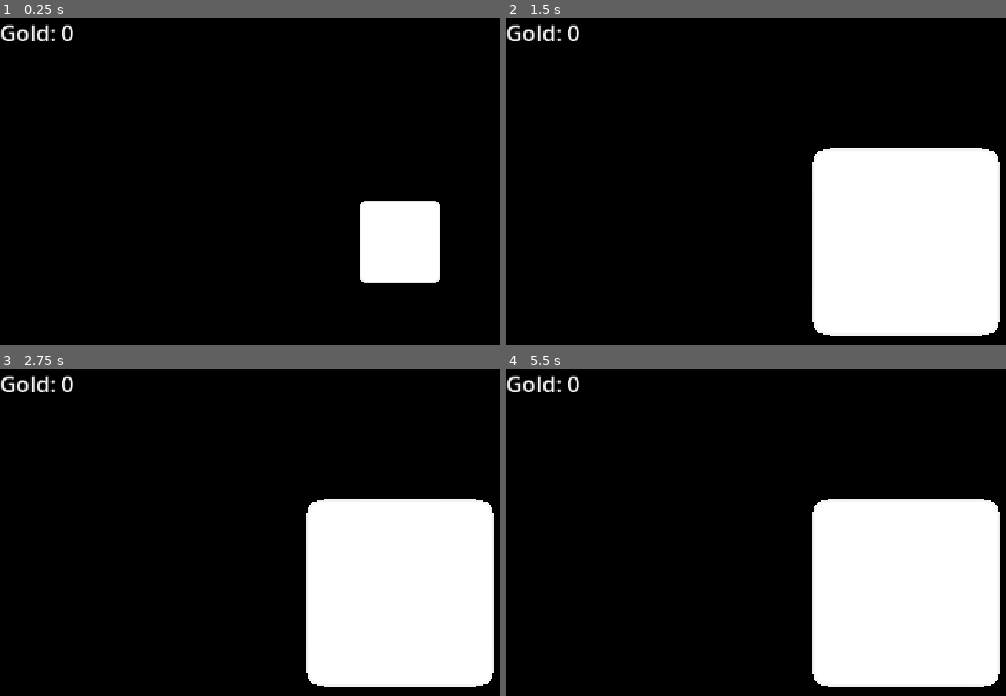
Above: before the commit, frames 1-4 (two rows, left to right).
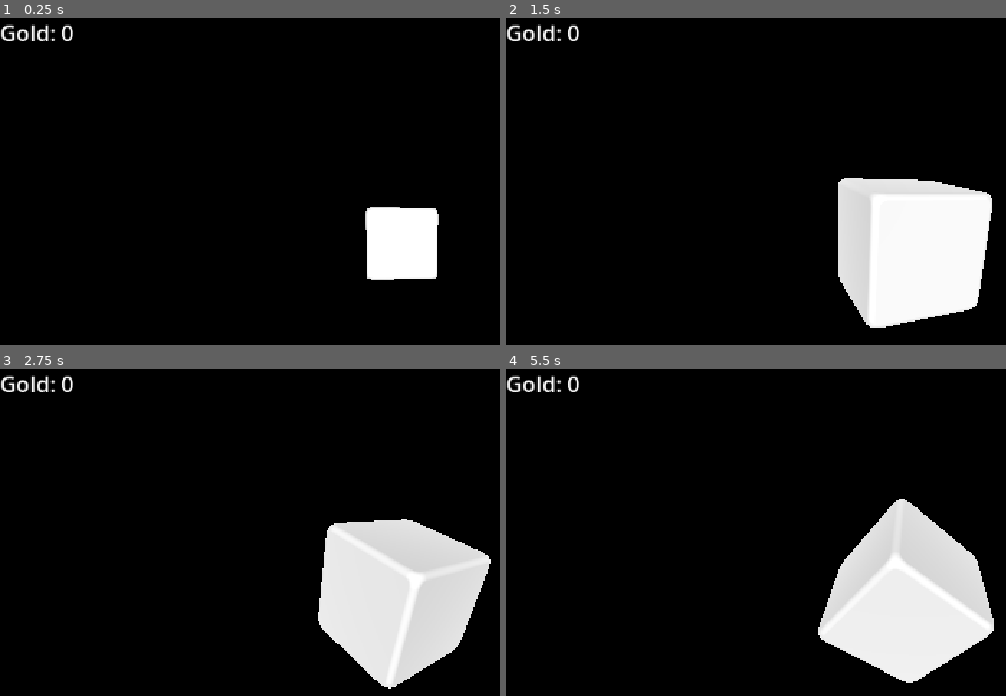
Above: after the commit, the same moments.

Repository: CyberSugarStudios/clickerCube
Game: Godot game, scene res://scenes/main.tscn
Two runs of this game, one before a commit and one after it. Both use one fixed random seed, a clock stepped at 60 frames per second and the inputs below.
Inputs (mouse positions are in pixels of both pictures, inside the frame that each line leads up to):
- Up to frame 1 (0.25 s): no input
- Up to frame 2 (1.5 s): move the mouse to (outside the picture) at 0.52 s; click (outside the picture) at 0.67 s; move the mouse to (746, 263) at 1.27 s; click (746, 263) at 1.42 s
- Up to frame 3 (2.75 s): move the mouse to (480, 493) at 2.02 s; click (480, 493) at 2.17 s
- Up to frame 4 (5.5 s): move the mouse to (866, 682) at 2.77 s; click (866, 682) at 2.92 s; move the mouse to (outside the picture) at 3.52 s; click (outside the picture) at 3.67 s; move the mouse to (666, 525) at 4.27 s; click (666, 525) at 4.42 s; move the mouse to (946, 594) at 5.02 s; click (946, 594) at 5.17 s

The runs differ from the first frame. In frame 1, 1.0% of the frame differs, in the area x 72-88%, y 55-82%; in frame 2, 12%; in frame 3, 15%, in the area x 61-99%, y 39-98%; in frame 4, 14%.

Commit message:
Add expanding cube grid
auto rotate placeholder until manual rotate controls added

Diff:
--- a/clickerCube/scenes/main.tscn
+++ b/clickerCube/scenes/main.tscn
@@ -19,7 +19,8 @@
 [node name="WorldEnvironment" type="WorldEnvironment" parent="." unique_id=1048497023]
 environment = SubResource("Environment_8viuf")
 
-[node name="CubeGrid" parent="." unique_id=849150432 instance=ExtResource("1_o5qli")]
+[node name="CubeGrid" parent="." unique_id=849150432 node_paths=PackedStringArray("camera") instance=ExtResource("1_o5qli")]
+camera = NodePath("../Camera3D")
 
 [node name="UI" type="CanvasLayer" parent="." unique_id=176677137]
 
--- a/clickerCube/scripts/cube.gd
+++ b/clickerCube/scripts/cube.gd
@@ -8,6 +8,8 @@
 var is_broken: bool = false
 var cur_hp: float
 var scale_tween: Tween
+var layer: int = 0
+var is_locked: bool = false
 
 #region - EXPORT VARS
 @export var max_hp: float = 10
@@ -26,8 +28,14 @@
 	scale_tween.tween_property(model, "scale", Vector3.ONE, 0.5)
 	cur_hp = max_hp
 
+func set_locked(value: bool) -> void:
+	is_locked = value
+
 func take_damage(amount: float) -> void:
 	if is_broken:
+		return
+	if is_locked:
+		#play clink locked sound
 		return
 	cur_hp -= amount
 	play_hit_squash()
--- a/clickerCube/scripts/cube_grid.gd
+++ b/clickerCube/scripts/cube_grid.gd
@@ -4,18 +4,70 @@
 
 #region - CONSTS
 const CUBE_SCENE: PackedScene = preload("res://scenes/cube.tscn")
+const CUBE_SPACING: float = 1.05
 
+#region - VARS
+var grid_size: int = 1
+var active_layer: int = 0
+var shells: Array[Array] = []
+
+#region - EXPORT VARS
+@export var camera: Camera3D
+#endregion
+#endregion
 #endregion
 #endregion
 
 func _ready() -> void:
-	spawn_cube()
+	build_grid(grid_size)
 
-func spawn_cube() -> void:
+func spawn_cube(grid_pos: Vector3i, cube_layer: int) -> void:
 	var cube := CUBE_SCENE.instantiate() as Cube
-	cube.broken.connect(_on_cube_broken)
+	cube.position = Vector3(grid_pos) * CUBE_SPACING
+	cube.layer = cube_layer
+	cube.set_locked(cube_layer != active_layer)
+	cube.broken.connect(_on_cube_broken.bind(cube))
 	add_child(cube)
+	shells[cube_layer].append(cube)
 
-func _on_cube_broken(gold_reward: float) -> void:
+func build_grid(size: int) -> void:
+	@warning_ignore("integer_division")
+	var half: int = size / 2
+	active_layer = half
+	shells.clear()
+	for i in range(half + 1):
+		shells.append([])
+
+	for x in range(-half, half + 1):
+		for y in range(-half, half + 1):
+			for z in range(-half, half + 1):
+				var cube_layer := maxi(absi(x), maxi(absi(y), absi(z)))
+				spawn_cube(Vector3i(x, y, z), cube_layer)
+
+	if camera:
+		var target_z := size * 1.6 + 1.0
+		create_tween().tween_property(camera, "position:z", target_z, 0.6)
+
+func _on_cube_broken(gold_reward: float, cube: Cube) -> void:
 	GameState.add_gold(gold_reward)
-	spawn_cube()
+	shells[cube.layer].erase(cube)
+
+	if not shells[active_layer].is_empty():
+		return
+
+	active_layer -= 1
+	if active_layer < 0:
+		grid_size += 2
+		build_grid(grid_size)
+	else:
+		for inner_cube: Cube in shells[active_layer]:
+			inner_cube.set_locked(false)
+
+#region - TEMP
+@export var auto_spin: bool = true
+
+func _process(delta: float) -> void:
+	if auto_spin:
+		rotate_y(delta * 0.3)
+		rotate_x(delta * 0.2)
+#endregion
